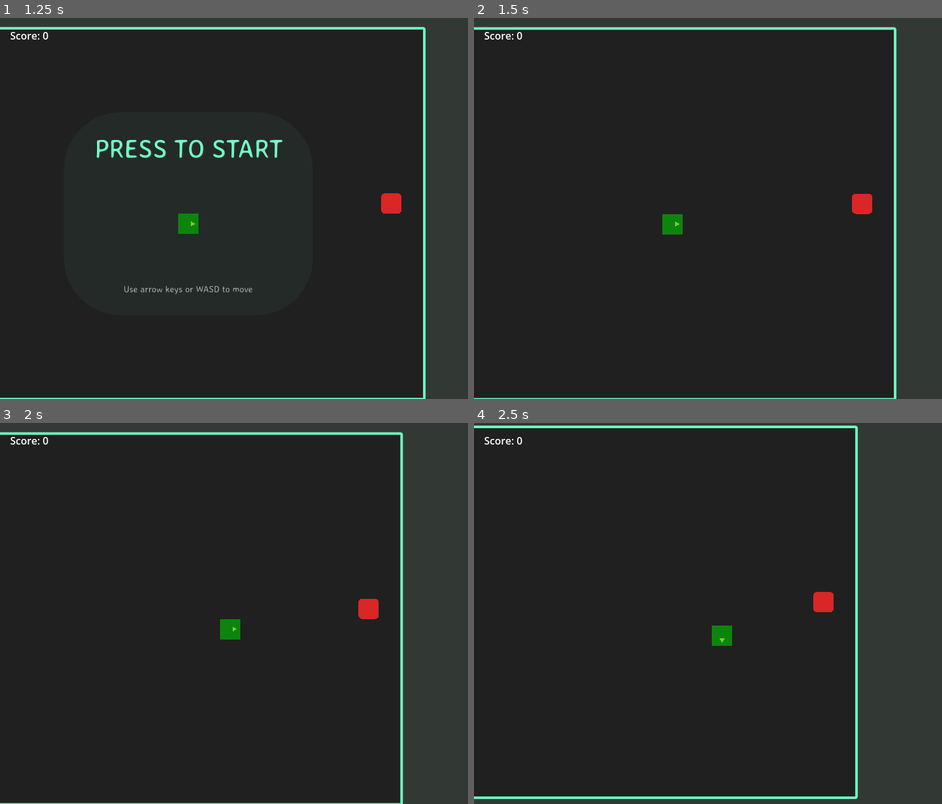
Above: before the commit, frames 1-4 (two rows, left to right).
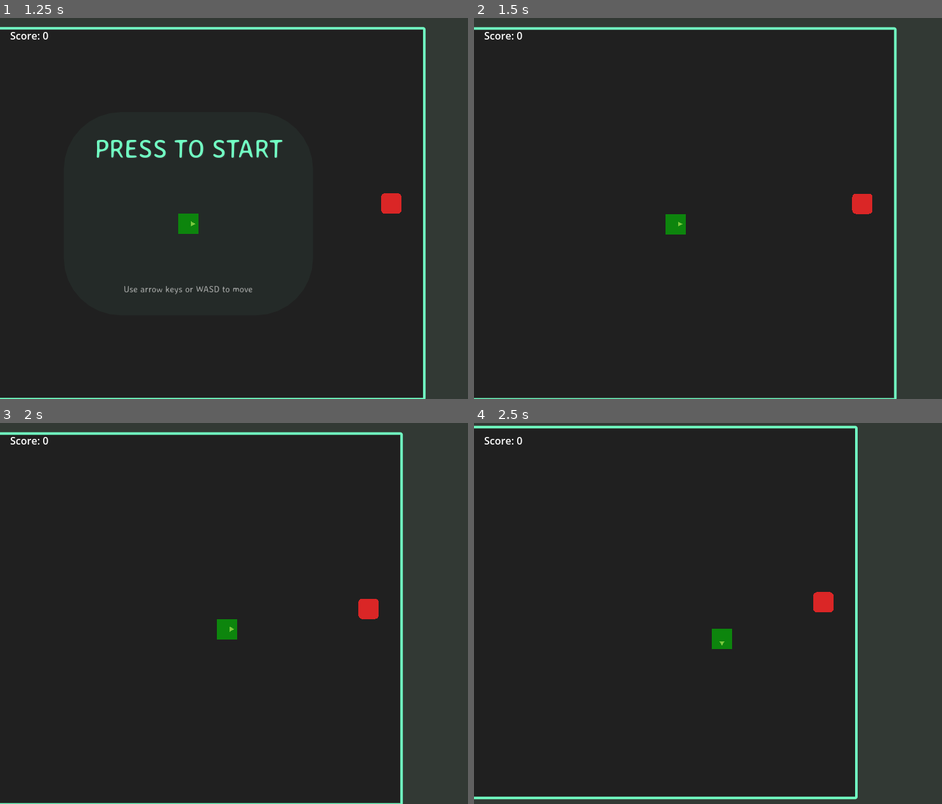
Above: after the commit, the same moments.

Repository: bluehexagons/snake2d
Game: Godot game, scene res://scenes/main/main.tscn
Same seed, same stepped clock (60 frames per second), same inputs: the game is played once before the commit and once after it.
Inputs (mouse positions are in pixels of both pictures, inside the frame that each line leads up to):
- Up to frame 1 (1.25 s): click "Start Game" at 0.5 s
- Up to frame 2 (1.5 s): tap Enter at 1.25 s; move the mouse to (839, 189) at 1.27 s; hold Right (right) from 1.28 s (still down); click (839, 189) at 1.42 s
- Up to frame 3 (2 s): keep holding Right (right)
- Up to frame 4 (2.5 s): release Right (right) at 2 s; drag from (628, 632) to (703, 689) at 2.02 s

Frame 1 is identical in both runs. In frame 2, 0.3% of the frame differs, in the area x 40-91%, y 2-100%; in frame 3, less than 0.1%; in frame 4, 0.9%, in the area x 0-83%, y 0-99%.

Commit message:
Preserve eased snake motion at turns

Diff:
--- a/scenes/main/gameplay.gd
+++ b/scenes/main/gameplay.gd
@@ -25,6 +25,7 @@
 var tail_positions: Array[Vector2] = []
 # Visual-only previous positions for ease-in-out interpolation of tail segments.
 var tail_prev_positions: Array[Vector2] = []
+var tail_corner_turns: Array[bool] = []
 var score := 0
 var game_over_state := false
 
@@ -48,6 +49,7 @@
 	tail_segments.clear()
 	tail_positions.clear()
 	tail_prev_positions.clear()
+	tail_corner_turns.clear()
 
 	_create_controls_tutorial()
 
@@ -94,10 +96,12 @@
 	var t: float = clamp(time_since_move / current_move_time, 0.0, 1.0)
 	if snake.has_method("apply_visual_interp"):
 		snake.apply_visual_interp(t)
+	var eased: float = t * t * t * (t * (t * 6.0 - 15.0) + 10.0)
 	for i in tail_segments.size():
 		var prev: Vector2 = tail_prev_positions[i] if i < tail_prev_positions.size() else tail_segments[i].position
 		var target: Vector2 = tail_positions[i + 1] if (i + 1) < tail_positions.size() else tail_segments[i].position
-		tail_segments[i].position = prev.lerp(target, t)
+		var progress := t if (i < tail_corner_turns.size() and tail_corner_turns[i]) else eased
+		tail_segments[i].position = prev.lerp(target, progress)
 
 func is_position_occupied(pos: Vector2) -> bool:
 	var snapped_pos := pos.snapped(Vector2.ONE * ConfigData.GRID_SIZE)
@@ -164,9 +168,21 @@
 
 	# Capture each segment's current logical position as its "previous" for visual interp.
 	tail_prev_positions.clear()
+	tail_corner_turns.clear()
 	for i in tail_segments.size():
 		# Logical position = where it was sitting at this point in tail_positions[i+1] before update.
 		tail_prev_positions.append(tail_positions[i + 1] if (i + 1) < tail_positions.size() else tail_segments[i].position)
+		var current_dir := (
+			tail_positions[i] - tail_positions[i + 1]
+			if (i + 1) < tail_positions.size()
+			else Vector2.ZERO
+		)
+		var previous_dir := (
+			tail_positions[i + 1] - tail_positions[i + 2]
+			if (i + 2) < tail_positions.size()
+			else current_dir
+		)
+		tail_corner_turns.append(current_dir != Vector2.ZERO and previous_dir != Vector2.ZERO and current_dir != previous_dir)
 
 	tail_positions.insert(0, new_position)
 
@@ -191,6 +207,8 @@
 		var last := tail_segments.size() - 1
 		if last < tail_prev_positions.size():
 			tail_prev_positions[last] = tail_segments[last].position
+		if last < tail_corner_turns.size():
+			tail_corner_turns[last] = false
 
 	if not ate_food:
 		for segment in tail_segments:
@@ -234,6 +252,7 @@
 	# Placeholder; the real visual-prev for new segments is set in `_on_snake_moved`
 	# after the per-segment positions are finalized so the new segment doesn't visibly slide.
 	tail_prev_positions.append(segment.position)
+	tail_corner_turns.append(false)
 
 	_update_game_speed()
 
@@ -273,6 +292,7 @@
 	for segment in tail_segments:
 		segment.queue_free()
 	tail_segments.clear()
+	tail_corner_turns.clear()
 	for segment in tail_segment_pool:
 		segment.queue_free()
 	tail_segment_pool.clear()
--- a/scenes/snake/snake.gd
+++ b/scenes/snake/snake.gd
@@ -97,4 +97,6 @@
 # `t` is the normalized [0,1] progress through the current move tick.
 func apply_visual_interp(t: float) -> void:
 	t = clamp(t, 0.0, 1.0)
-	position = visual_prev_position.lerp(logical_position, t)
+	# Smootherstep: 6t^5 - 15t^4 + 10t^3. Gradual start, fast middle, soft tail.
+	var eased := t * t * t * (t * (t * 6.0 - 15.0) + 10.0)
+	position = visual_prev_position.lerp(logical_position, eased)
